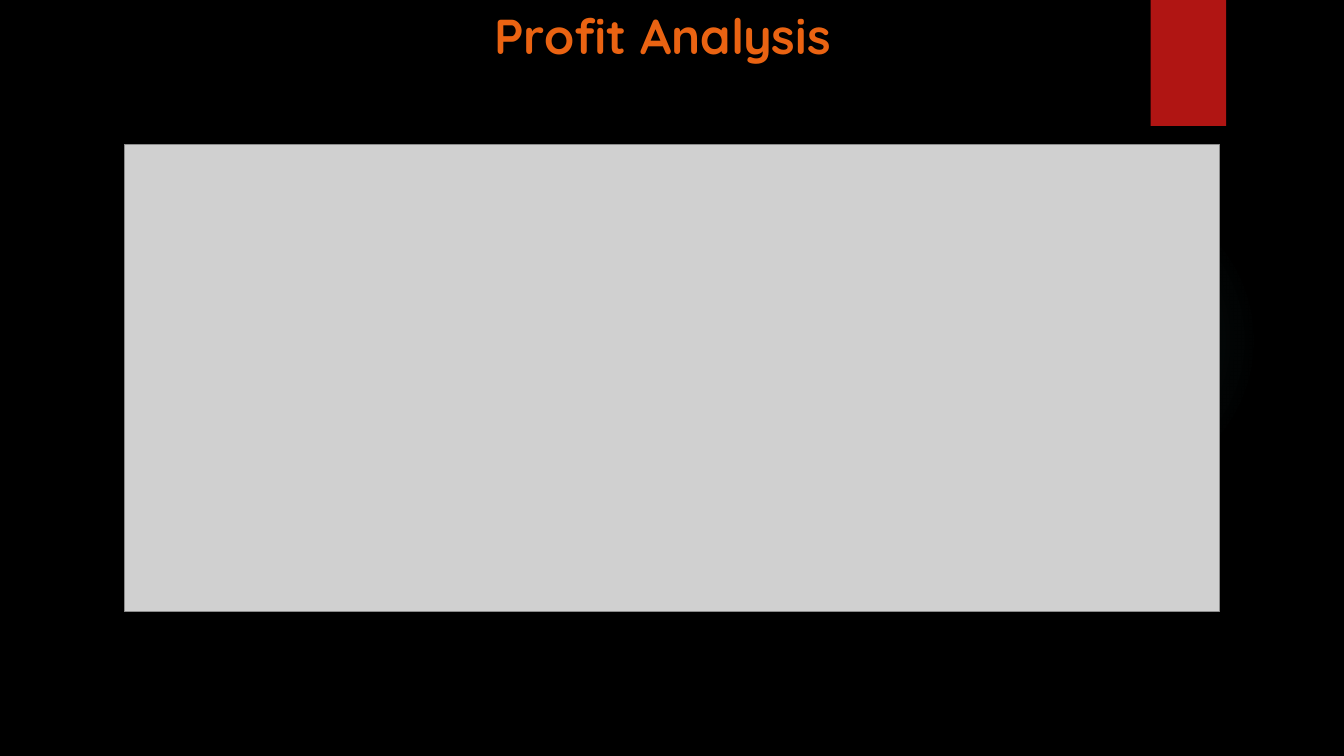
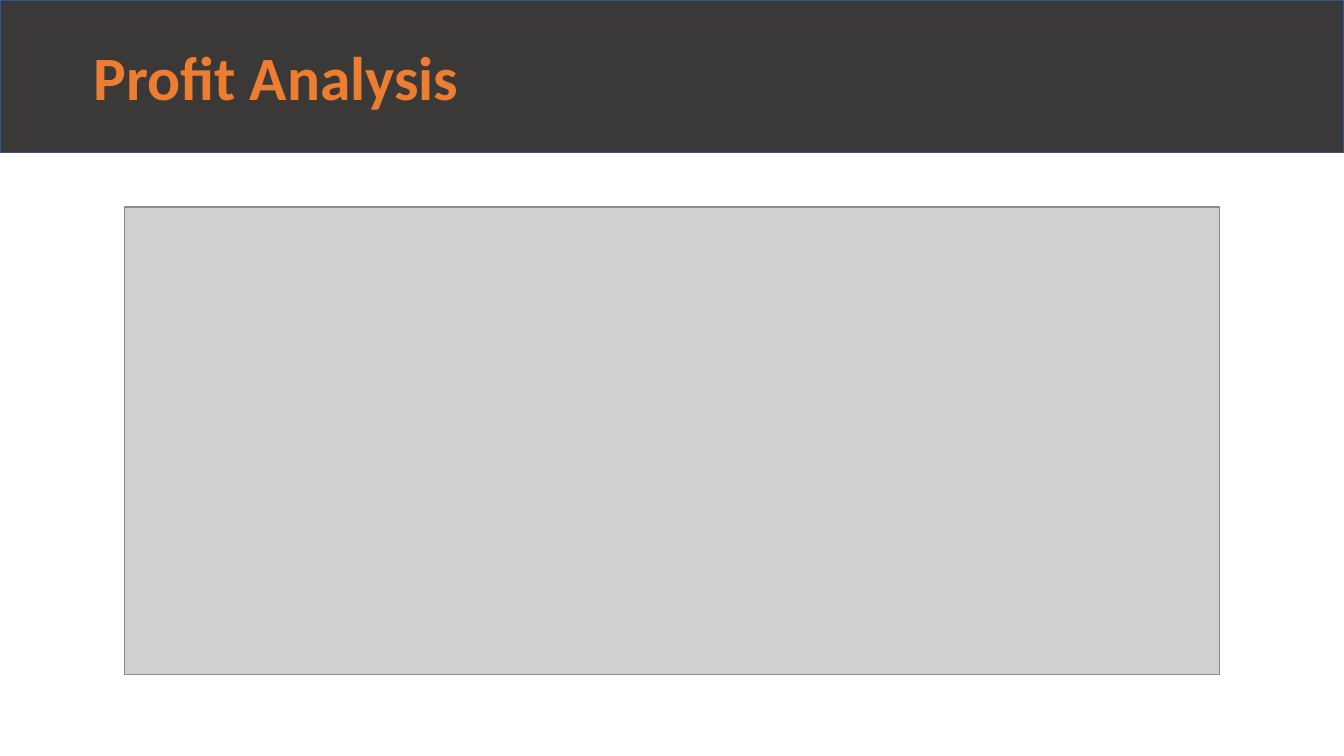
Before and after one commit to m-odeh/G2M-Data-Glacier-Internship-, a slide deck: slide 5 of G2M_Case_Study_ Final .pptx. Drawn at 1344x756 pixels with LibreOffice and Linux fonts; fonts in the diff are those of the drawing; grey boxes stand for pictures; background and template pictures are left out. Boxes give left, top, right and bottom in pixels: in the first picture for what was removed or moved away, otherwise in the second. Text is boxed around its words. In the diff, an @@ line names an element or a change of style, - is before the commit and + after.

```diff
--- a/G2M_Case_Study_ Final .pptx
+++ b/G2M_Case_Study_ Final .pptx
@@ background picture (left out) to #FFFFFF @@
@@ rectangle added at [0,0,1344,152], fill #3B3838, outline #325491 1 pt, 44 pt, text #ED7D31, bold @@
+Profit Analysis
@@ title "Profit Analysis" at [94,56,385,103]: font Quicksand to Calibri, text colour #EA6312 to #ED7D31; alignment centre to left; line spacing 1 to 0.9; vertical alignment top to middle @@
@@ rectangle removed at [1150,0,1226,126] @@
@@ picture: place and size @@
-picture at [125,144,1220,611]
+picture at [125,207,1220,674]
@@ ellipse removed at [949,185,1259,495] @@
```
Also in this commit, not shown: 11 other slides changed.
